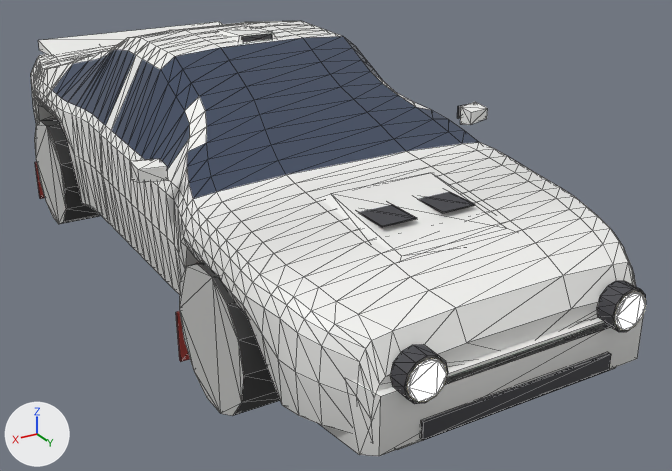
The glTF model models/celica.glb: old version first, new version second.
Rendered twice from a 50 mm camera at (2.3, 4.61, 2.34) aimed at (-0.25, 0.36, 0.22). Every picture has the same lights, and +X, +Y and +Z are marked at lower left. The first picture is the older version. Mesh edges are drawn as thin lines. Where no turn or scale is listed for an object, it has been applied to the vertices. Vertices at exactly the same position are counted once.

In view in the first picture: 'Body', 'Bumper_F', 'LightPod', 'Mirror_R', 'Spoiler', 'Wheel_FR', 'Wheel_RR' and 2 more.
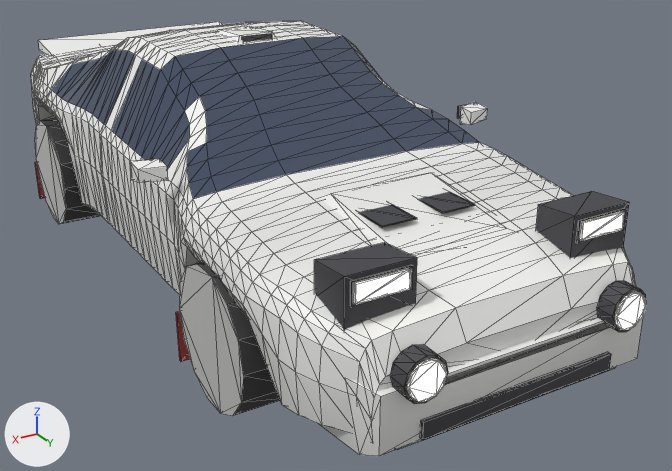
Patch to the scene script:
```diff
--- a/models/celica.glb.py
+++ b/models/celica.glb.py
@@ me_body @@
 # used by ob_body; location = (0.0, 0.0, 0.6)
-me_body.from_pydata(...)  # 846 vertices, 1668 faces; spans x -0.92..0.92, y -2.2..2.2, z -0.41..0.73
+me_body.from_pydata(...)  # 894 vertices, 1740 faces; spans x -0.92..0.92, y -2.2..2.2, z -0.41..0.73
+# me_body part 1: a new loose piece, a box spanning x -0.695..-0.425, y 2.039..2.049, z 0.1671..0.2671, in mat_chrome_celica
+# me_body part 2: a new loose piece, a box spanning x 0.425..0.695, y 2.039..2.049, z 0.1671..0.2671, in mat_chrome_celica
+# me_body part 3: a new loose piece, a box spanning x -0.68..-0.44, y 2.045..2.055, z 0.1771..0.2571, in mat_lamp_celica
+# me_body part 4: a new loose piece, a box spanning x 0.44..0.68, y 2.045..2.055, z 0.1771..0.2571, in mat_lamp_celica
+# me_body part 5
+# 16 vertices are added at x -0.72..0.72, y 1.82..2.04, z 0.05..0.29
+# 24 new faces join them, mat_trim_celica
 me_body.materials.append(mat_livery_celica)
@@ me_body @@
 me_body.materials.append(mat_glass_celica)
+me_body.materials.append(mat_chrome_celica)
+me_body.materials.append(mat_lamp_celica)
```

Changed parts and their boxes [x1, y1, x2, y2] in the pictures (672 x 471 px):
part 1 of me_body, added
    after: [576, 209, 626, 243]
part 2 of me_body, added
    after: [350, 265, 413, 307]
part 3 of me_body, added
    after: [581, 212, 624, 241]
part 4 of me_body, added
    after: [355, 269, 411, 304]
part 5 of me_body, added
    after: [314, 191, 629, 331]
